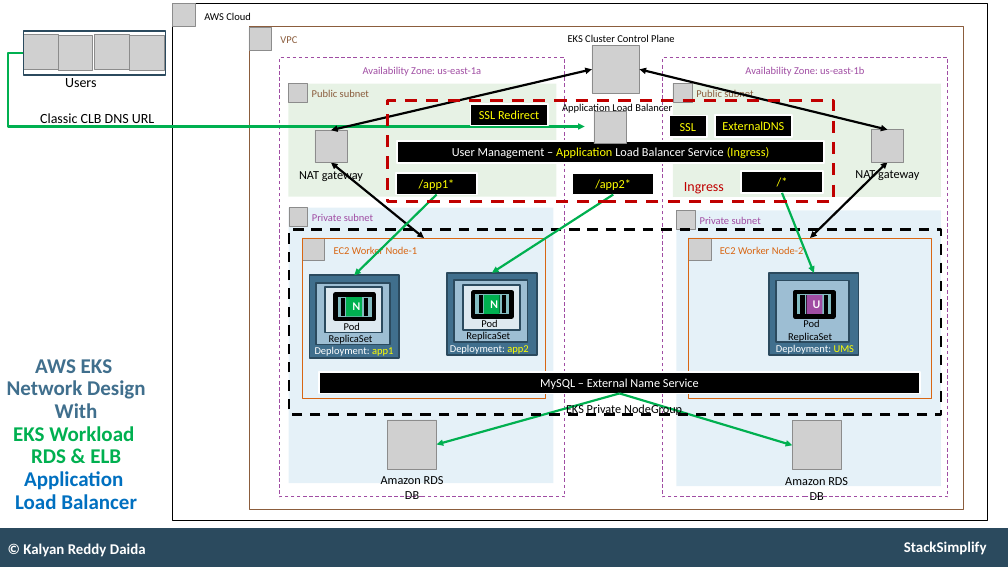
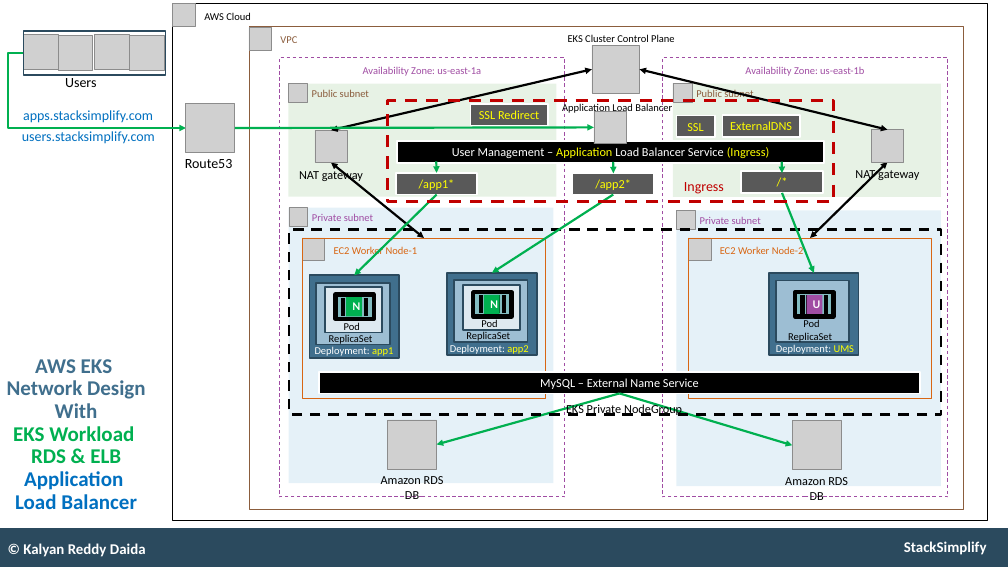
Before and after one commit to stacksimplify/aws-eks-kubernetes-masterclass, a slide deck: slide 82 of presentation/AWS-Fargate-and-EKS-Masterclass.pptx (slide 77 before the commit). Drawn at 1008x567 pixels with LibreOffice and Linux fonts; fonts in the diff are those of the drawing; grey boxes stand for pictures. Boxes give left, top, right and bottom in pixels: in the first picture for what was removed or moved away, otherwise in the second. Text is boxed around its words. In the diff, an @@ line names an element or a change of style, - is before the commit and + after.

Commit message:
Welcome to Stack Simplify

```diff
--- a/presentation/AWS-Fargate-and-EKS-Masterclass.pptx
+++ b/presentation/AWS-Fargate-and-EKS-Masterclass.pptx
@@ elbow arrow moved from (23, 53) - (585, 127) to (23, 53) - (186, 128) @@
@@ text at (23, 110, 153, 123): text changed; text colour #000000 to #0070C0 @@
-Classic CLB DNS URL
+apps.stacksimplify.com
@@ picture added at (186, 103, 235, 152) @@
@@ rectangle "SSL": place and size @@
-rectangle "SSL" at (668, 115, 707, 137)
+rectangle "SSL" at (677, 115, 715, 137)
@@ rectangle "ExternalDNS": place and size @@
-rectangle "ExternalDNS" at (714, 115, 792, 137)
+rectangle "ExternalDNS" at (723, 115, 800, 137)
@@ text added at (22, 131, 155, 144), 16 pt, text #0070C0 @@
+users.stacksimplify.com
@@ arrow added from (235, 128) to (594, 127), #00B050 2.5 pt @@
@@ text added at (185, 159, 233, 168), 16 pt, text #000000 @@
+Route53
@@ arrow added from (437, 161) to (437, 173), #00B050 2.5 pt @@
@@ arrow added from (613, 162) to (614, 173), #00B050 2.5 pt @@
@@ fill #000000 to #595959 in 6 elements at (396, 173, 477, 195), (573, 173, 654, 195), (471, 104, 548, 126), (677, 115, 715, 137), (723, 115, 800, 137), (742, 171, 823, 193) @@
@@ arrow added from (782, 162) to (782, 173), #00B050 2.5 pt @@
```
Also in this commit, not shown: 7 slides added, 6 other files.
